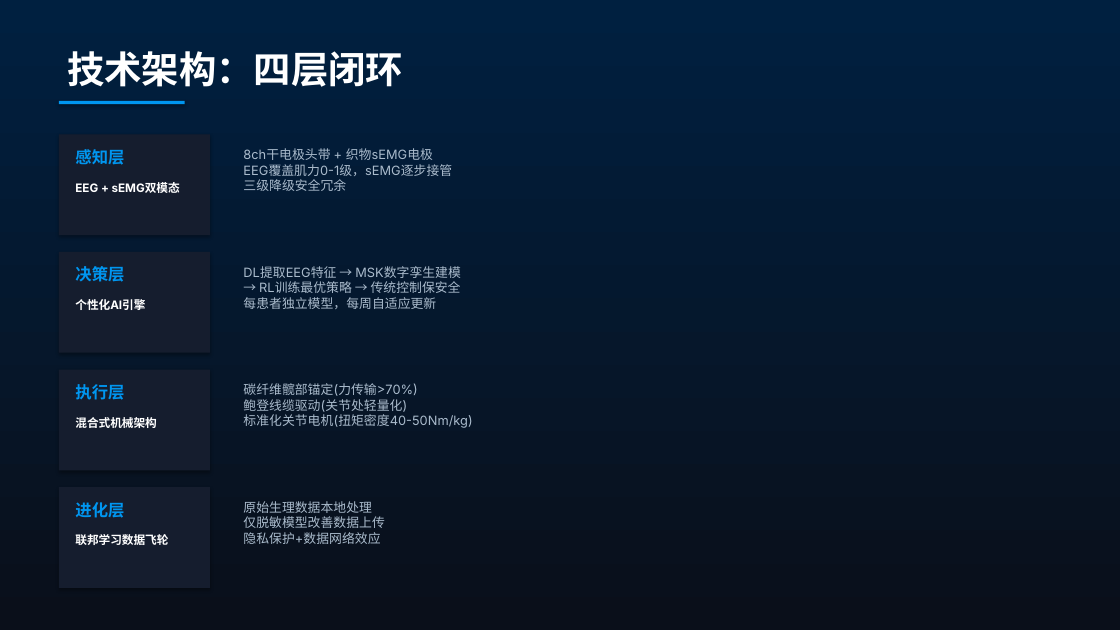
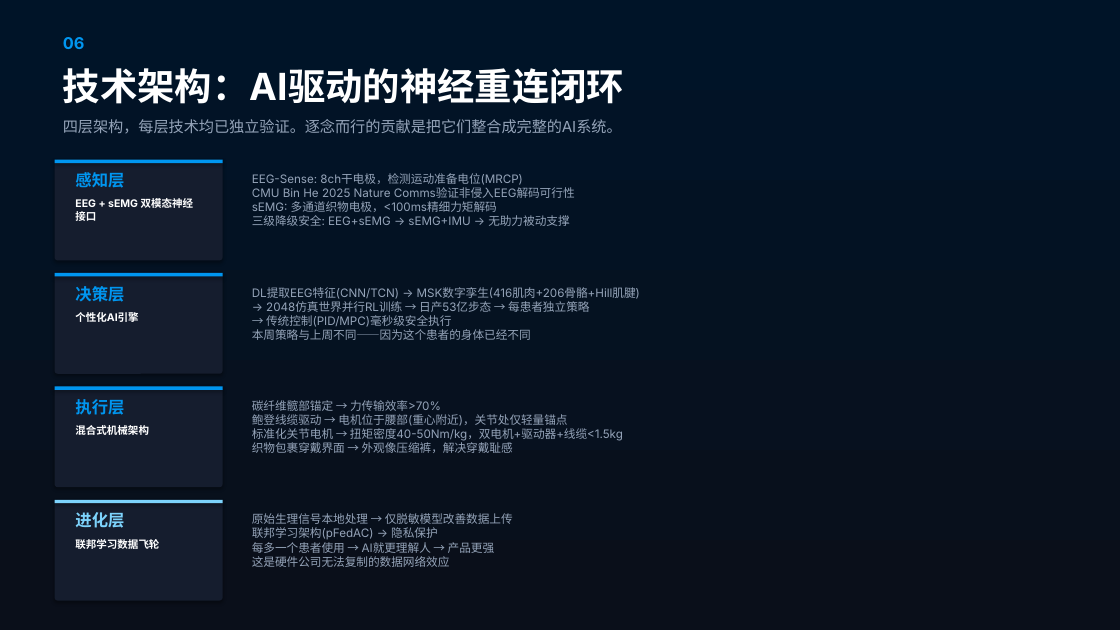
Before and after one commit to nexum-bci/nexum-bci.github.io, a slide deck: slide 7 of docs/Nexum_Pitch_Deck.pptx. Drawn at 1120x630 pixels with LibreOffice and Linux fonts; fonts in the diff are those of the drawing. Boxes give left, top, right and bottom in pixels: in the first picture for what was removed or moved away, otherwise in the second. Text is boxed around its words. In the diff, an @@ line names an element or a change of style, - is before the commit and + after.

```diff
--- a/docs/Nexum_Pitch_Deck.pptx
+++ b/docs/Nexum_Pitch_Deck.pptx
@@ rectangle at <box>0,0,1120,630</box>: fill gradient #0A0F1A to #002040 to gradient #0A0F1A to #001428 @@
@@ text added at <box>63,37,85,49</box>, 14 pt, text #0096F0, bold @@
+06
@@ text at <box>63,68,624,104</box>: text changed @@
-技术架构：四层闭环
+技术架构：AI驱动的神经重连闭环
@@ text added at <box>63,119,622,133</box>, 13 pt, text #94A3B8 @@
+四层架构，每层技术均已独立验证。逐念而行的贡献是把它们整合成完整的AI系统。
@@ rectangle removed at <box>59,134,210,235</box> @@
@@ text removed at <box>243,148,452,191</box> @@
-8ch干电极头带 + 织物sEMG电极
-EEG覆盖肌力0-1级，sEMG逐步接管
-三级降级安全冗余
@@ rectangle: place and size @@
-rectangle at <box>59,101,185,104</box>
+rectangle at <box>55,160,223,163</box>
@@ rounded rectangle added at <box>55,160,223,260</box>, fill #151D2E @@
@@ more space between paragraphs in 3 elements at <box>75,399,124,415</box>, <box>75,286,124,302</box>, <box>75,172,124,188</box> @@
@@ text "感知层": place and size @@
-text "感知层" at <box>75,149,124,165</box>
+text "感知层" at <box>75,172,124,188</box>
@@ text added at <box>252,173,575,226</box>, 10 pt, text #94A3B8 @@
+EEG-Sense: 8ch干电极，检测运动准备电位(MRCP)
+CMU Bin He 2025 Nature Comms验证非侵入EEG解码可行性
+sEMG: 多通道织物电极，<100ms精细力矩解码
+三级降级安全: EEG+sEMG → sEMG+IMU → 无助力被动支撑
@@ text removed at <box>75,182,180,195</box> @@
-EEG + sEMG双模态
@@ text added at <box>75,197,194,221</box>, 9 pt, text #FFFFFF, bold @@
+EEG + sEMG 双模态神经接口
@@ text removed at <box>243,266,461,309</box> @@
-DL提取EEG特征 → MSK数字孪生建模
-→ RL训练最优策略 → 传统控制保安全
-每患者独立模型，每周自适应更新
@@ rectangle at <box>55,273,223,276</box>: fill #151D2E to #0096F0 @@
@@ rectangle: place and size @@
-rectangle at <box>59,252,210,353</box>
+rectangle at <box>55,273,223,276</box>
@@ rounded rectangle added at <box>55,273,223,374</box>, fill #151D2E @@
@@ text "决策层": place and size @@
-text "决策层" at <box>75,266,124,282</box>
+text "决策层" at <box>75,286,124,302</box>
@@ text added at <box>252,287,640,340</box>, 10 pt, text #94A3B8 @@
+DL提取EEG特征(CNN/TCN) → MSK数字孪生(416肌肉+206骨骼+Hill肌腱)
+→ 2048仿真世界并行RL训练 → 日产53亿步态 → 每患者独立策略
+→ 传统控制(PID/MPC)毫秒级安全执行
+本周策略与上周不同——因为这个患者的身体已经不同
@@ size 10 to 9 pt; more space between paragraphs in 3 elements at <box>75,539,159,549</box>, <box>75,425,149,435</box>, <box>75,312,138,322</box> @@
@@ text "个性化AI引擎": place and size @@
-text "个性化AI引擎" at <box>75,299,145,310</box>
+text "个性化AI引擎" at <box>75,312,138,322</box>
@@ rectangle: place and size @@
-rectangle at <box>59,487,210,588</box>
+rectangle at <box>55,386,223,390</box>
@@ rectangle at <box>55,386,223,390</box>: fill #151D2E to #0096F0 @@
@@ rounded rectangle added at <box>55,386,223,487</box>, fill #151D2E @@
@@ rectangle removed at <box>59,370,210,471</box> @@
@@ text "执行层": place and size @@
-text "执行层" at <box>75,384,124,400</box>
+text "执行层" at <box>75,399,124,415</box>
@@ text at <box>252,400,623,453</box>: text changed; size 11 to 10 pt; text colour #AABBCC to #94A3B8 @@
-碳纤维髋部锚定(力传输>70%)
-鲍登线缆驱动(关节处轻量化)
-标准化关节电机(扭矩密度40-50Nm/kg)
+碳纤维髋部锚定 → 力传输效率>70%
+鲍登线缆驱动 → 电机位于腰部(重心附近)，关节处仅轻量锚点
+标准化关节电机 → 扭矩密度40-50Nm/kg，双电机+驱动器+线缆<1.5kg
+织物包裹穿戴界面 → 外观像压缩裤，解决穿戴耻感
@@ text "混合式机械架构": place and size @@
-text "混合式机械架构" at <box>75,417,156,428</box>
+text "混合式机械架构" at <box>75,425,149,435</box>
@@ rounded rectangle added at <box>55,500,223,601</box>, fill #151D2E @@
@@ rectangle added at <box>55,500,223,503</box>, fill #7DD3FC @@
@@ text "进化层": place and size @@
-text "进化层" at <box>75,502,124,518</box>
+text "进化层" at <box>75,512,124,528</box>
@@ text "进化层" at <box>75,512,124,528</box>: text colour #0096F0 to #7DD3FC; more space between paragraphs @@
@@ text at <box>252,513,513,567</box>: text changed; size 11 to 10 pt; text colour #AABBCC to #94A3B8 @@
-原始生理数据本地处理
-仅脱敏模型改善数据上传
-隐私保护+数据网络效应
+原始生理信号本地处理 → 仅脱敏模型改善数据上传
+联邦学习架构(pFedAC) → 隐私保护
+每多一个患者使用 → AI就更理解人 → 产品更强
+这是硬件公司无法复制的数据网络效应
```
Also in this commit, not shown: 11 other slides changed, 12 other files.
